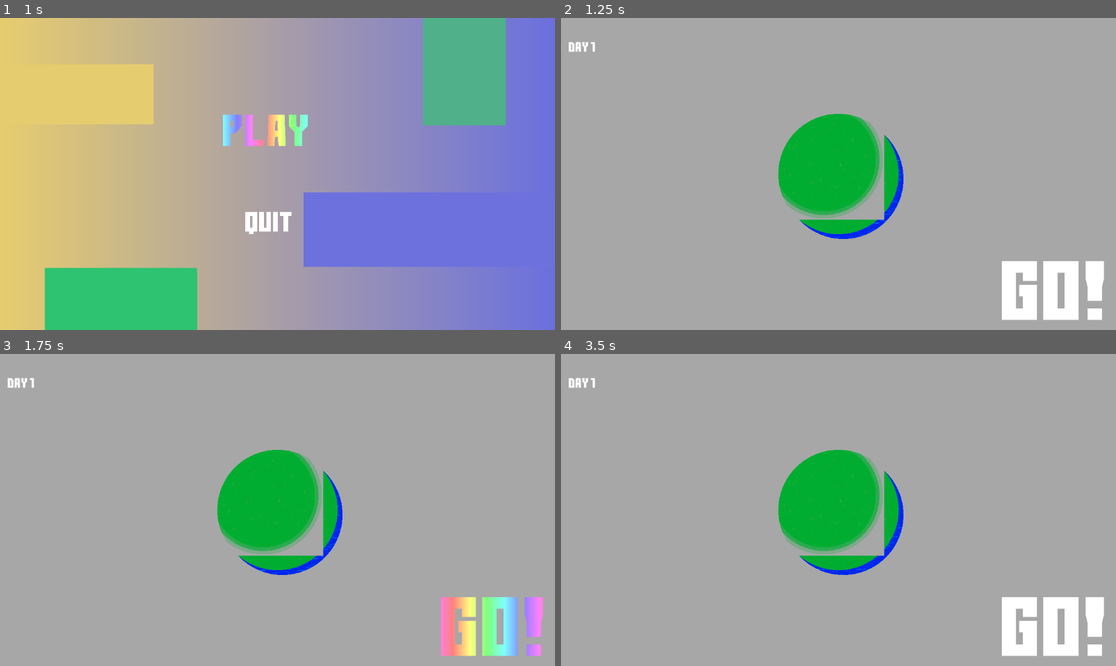
Above: before the commit, frames 1-4 (two rows, left to right).
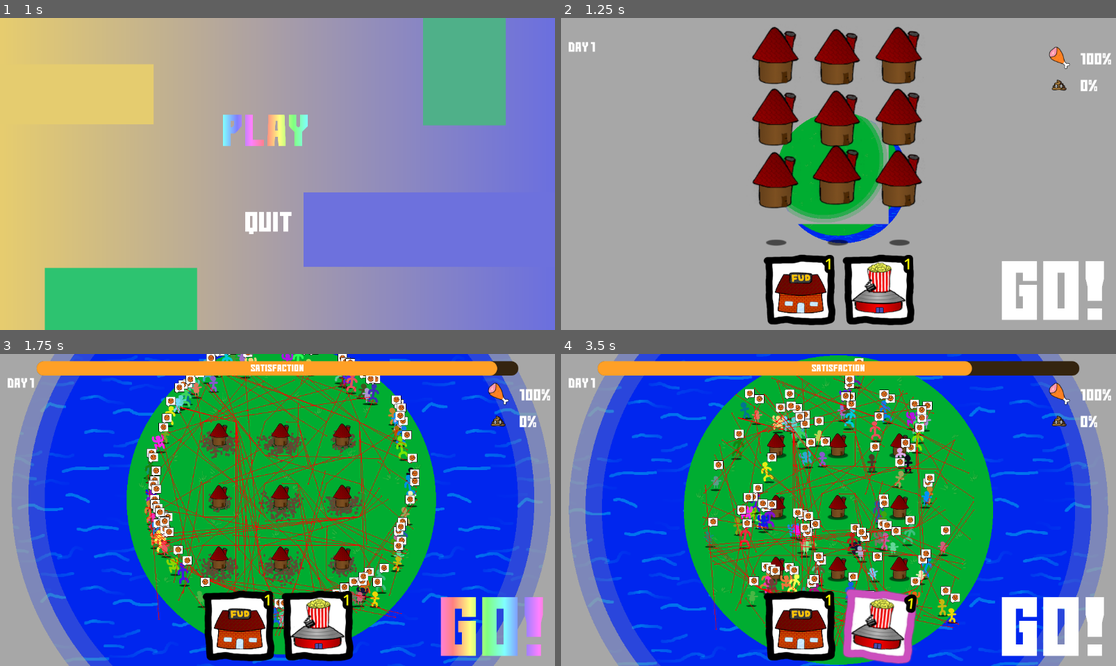
Above: after the commit, the same moments.

Repository: Viggzta/gmtk-jam-2024
Game: Godot game, scene res://main_menu.tscn
Same seed, same stepped clock (60 frames per second), same inputs: the game is played once before the commit and once after it. Sound files missing from this copy of the repository are replaced by a short silence.
Inputs (mouse positions are in pixels of both pictures, inside the frame that each line leads up to):
- Up to frame 1 (1 s): click (271, 130) at 0.5 s
- Up to frame 2 (1.25 s): no input
- Up to frame 3 (1.75 s): click (493, 625) at 1.25 s
- Up to frame 4 (3.5 s): click (799, 628) at 2 s, where only the run after the commit has a clickable "1"; click (877, 628) at 2.75 s, where only the run after the commit has a clickable "1"

Frame 1 is identical in both runs. In frame 2, 17% of the frame differs, in the area x 34-100%, y 2-99%; in frame 3, 86%; in frame 4, 86%, in the area x 1-100%, y 0-100%.
Error before the commit: Parse Error: Expected end of statement after expression, found "Identifier" instead. (res://scenes/levels/the_level.gd:151)

Commit message:
post merge conflict

Diff:
--- a/src/scenes/levels/the_level.gd
+++ b/src/scenes/levels/the_level.gd
@@ -148,11 +148,11 @@
 	_create_build_spots(buildable_radius)
 	calculate_restrictions()
 	buildings_placed = {}
-	$CanvasLayer/UpcomingNeedsUi.calculate_upcoming_needs()	upcoming_needs_ui.set_level_definition(1)
+	$CanvasLayer/UpcomingNeedsUi.calculate_upcoming_needs()
 
 func _spawn_wave() -> void:
 	Globals.dude_count = 0
-	for level_need: Pair in Globals.level_needs[current_day]:
+	for level_need: Pair in Globals.level_needs[Globals.current_day]:
 		for i in range(0, level_need.count):
 			var spawn_location_radians: float = randf() * TAU
 			var spawn_location: Vector2 = Vector2(
--- a/src/scenes/levels/the_level.tscn
+++ b/src/scenes/levels/the_level.tscn
@@ -1,20 +1,20 @@
 [gd_scene load_steps=19 format=3 uid="uid://7q2324t0mnuw"]
 
 [ext_resource type="Script" path="res://scenes/levels/the_level.gd" id="1_vl667"]
-[ext_resource type="PackedScene" uid="uid://d3r14xo6jdyqj" path="res://scenes/camera.tscn" id="2_1diri"]
+[ext_resource type="PackedScene" path="res://scenes/camera.tscn" id="2_1diri"]
+[ext_resource type="PackedScene" uid="uid://cybnyexuikhyc" path="res://scenes/ui/upcoming needs ui.tscn" id="2_ci3sc"]
 [ext_resource type="Script" path="res://scenes/levels/background_control.gd" id="2_s734i"]
-[ext_resource type="PackedScene" path="res://scenes/ui/failure_screen.tscn" id="2_u8utb"]
+[ext_resource type="PackedScene" uid="uid://1umqahv6hp4p" path="res://scenes/ui/failure_screen.tscn" id="2_u8utb"]
 [ext_resource type="PackedScene" uid="uid://clr8o4motkuy8" path="res://scenes/ui/hud.tscn" id="4_2f8vd"]
 [ext_resource type="PackedScene" uid="uid://1aye1f1hfbhr" path="res://scenes/ui/satisfaction_ui.tscn" id="4_26rng"]
-[ext_resource type="PackedScene" uid="uid://dfnehc2jieral" path="res://scenes/ui/upcoming needs ui.tscn" id="4_ht8ao"]
 [ext_resource type="PackedScene" uid="uid://ci78tpn52jqrb" path="res://scenes/ui/settings_control.tscn" id="4_v4ej8"]
 [ext_resource type="Material" uid="uid://2nan6h7ds1xj" path="res://scripts/level_base/background_material.tres" id="5_dbp6e"]
 [ext_resource type="PackedScene" uid="uid://dlt5hvje4cgux" path="res://scenes/ui/action_bar.tscn" id="7_56pmc"]
 [ext_resource type="Script" path="res://scenes/levels/music_player.gd" id="7_ouja1"]
 [ext_resource type="PackedScene" uid="uid://dc2yesmdvvnvq" path="res://scenes/ui/day_ui.tscn" id="8_yypo5"]
-[ext_resource type="PackedScene" path="res://scenes/ui/win_screen.tscn" id="9_6fjku"]
-[ext_resource type="PackedScene" path="res://scenes/ui/debug_window.tscn" id="9_j00qm"]
-[ext_resource type="Material" uid="uid://cqqsr00su2lhj" path="res://scripts/level_base/backestground_material.tres" id="10_20baa"]
+[ext_resource type="PackedScene" uid="uid://bnvd5nmfehhj0" path="res://scenes/ui/win_screen.tscn" id="9_6fjku"]
+[ext_resource type="PackedScene" uid="uid://b2u6rmlb6n2dm" path="res://scenes/ui/debug_window.tscn" id="9_j00qm"]
+[ext_resource type="Material" uid="uid://c2jvxc03e5iwf" path="res://scripts/level_base/backestground_material.tres" id="10_20baa"]
 [ext_resource type="Material" path="res://scripts/level_base/fog_material.tres" id="11_l824i"]
 [ext_resource type="AudioStream" uid="uid://cyaf16755cxhm" path="res://audio/music/music_randomizer.tres" id="12_rtxqu"]
 
@@ -29,9 +29,7 @@
 
 [node name="CanvasLayer" type="CanvasLayer" parent="."]
 
-[node name="UpcomingNeedsUi" parent="CanvasLayer" instance=ExtResource("4_ht8ao")]
-offset_left = 40.0
-offset_right = 290.0
+[node name="UpcomingNeedsUi" parent="CanvasLayer" instance=ExtResource("2_ci3sc")]
 
 [node name="ActionBar" parent="CanvasLayer" instance=ExtResource("7_56pmc")]
 
--- a/src/scenes/ui/upcoming needs ui.tscn
+++ b/src/scenes/ui/upcoming needs ui.tscn
@@ -1,11 +1,20 @@
-[gd_scene load_steps=2 format=3 uid="uid://dfnehc2jieral"]
+[gd_scene load_steps=5 format=3 uid="uid://cybnyexuikhyc"]
 
 [ext_resource type="Script" path="res://scenes/ui/upcoming_needs_ui.gd" id="1_kvjf1"]
+[ext_resource type="Texture2D" uid="uid://dy2sn8vwdg0w6" path="res://art/turkey/turkey.png" id="2_tkyec"]
+[ext_resource type="FontFile" uid="uid://blp4h173uu01v" path="res://gomarice_no_continue.ttf" id="3_8ta68"]
+[ext_resource type="Texture2D" uid="uid://byb12mv6661ew" path="res://art/emojjis/poop.tres" id="4_ria33"]
 
 [node name="UpcomingNeedsUi" type="Control"]
 layout_mode = 3
-anchors_preset = 0
-offset_right = 250.0
+anchors_preset = 1
+anchor_left = 1.0
+anchor_right = 1.0
+offset_left = -152.0
+offset_top = 50.0
+offset_right = -152.0
+offset_bottom = 50.0
+grow_horizontal = 0
 scale = Vector2(0.5, 0.5)
 script = ExtResource("1_kvjf1")
 
@@ -14,6 +23,9 @@
 offset_right = 128.0
 offset_bottom = 128.0
 texture = ExtResource("2_tkyec")
+
+[node name="FoodTxt2" type="Label" parent="."]
+layout_mode = 0
 
 [node name="FoodTxt" type="Label" parent="."]
 layout_mode = 2
--- a/src/scenes/ui/upcoming_needs_ui.gd
+++ b/src/scenes/ui/upcoming_needs_ui.gd
@@ -16,8 +16,7 @@
 	var total_shit_nr : int = 0
 	var total_food_nr : int = 0
 
-	for needsForADay: Array in Globals.level_needs[Globals.current_day]:
-		for needPair: Pair in needsForADay:
+	for needPair: Pair in Globals.level_needs[Globals.current_day]:
 			for need : Dude.NeedType in needPair.needs_array:
 				match need:
 					Dude.NeedType.Poop:
